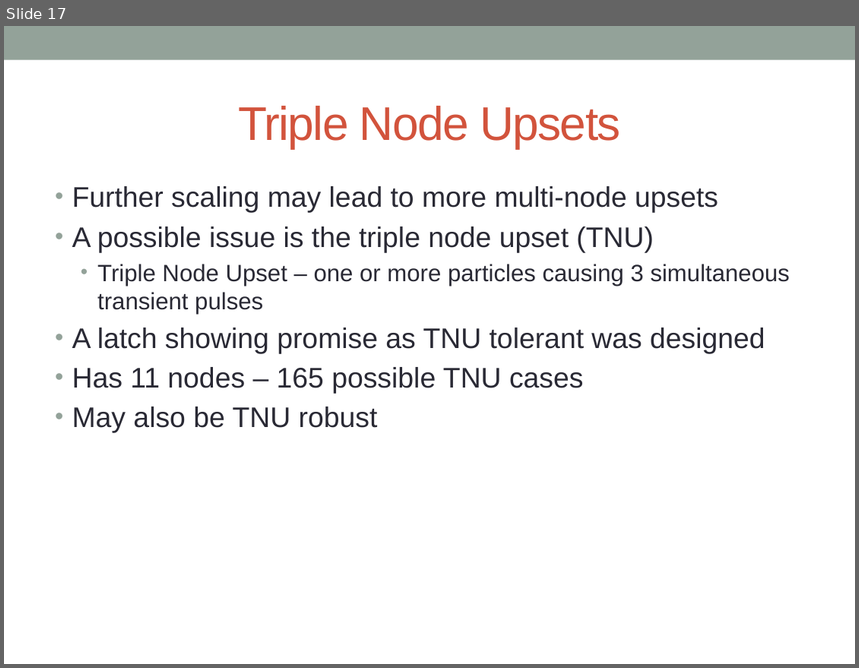
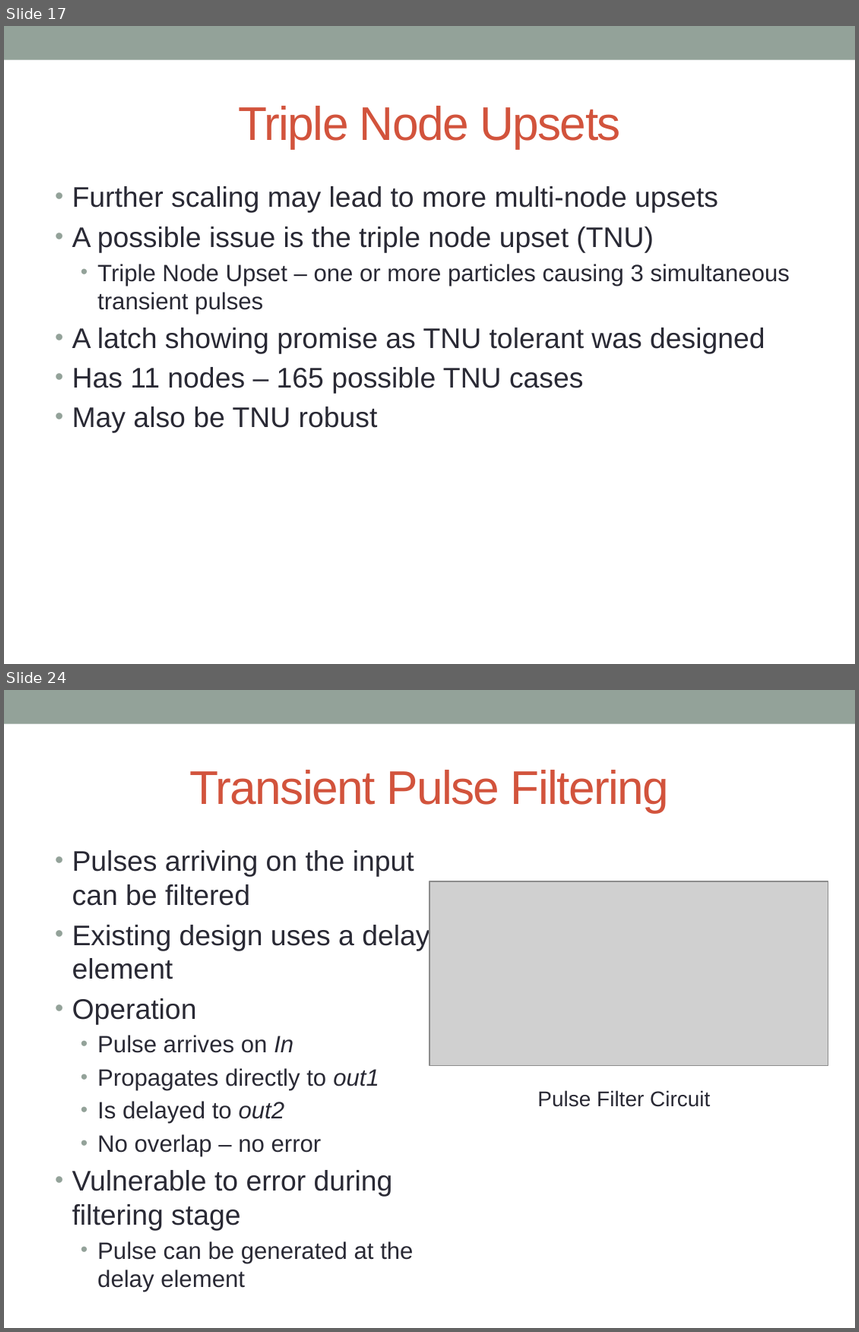
Before and after one commit to acwatkins88/Fast_SET, a slide deck: Dissertation/Dissertation Defense/Dissertation Defense.pptx. Shown one above the other, each under a label of ours: slide 17 before the commit, slides 17 and 24 after it; the slides between them are not shown. The pictures are 859x668 and 859x1332 pixels, drawn with LibreOffice and Linux fonts; fonts in the diff are those of the drawing; grey boxes stand for pictures; background and template pictures are left out. Boxes give left, top, right and bottom in pixels: in the first picture for what was removed or moved away, otherwise in the second. Text is boxed around its words. In the diff, an @@ line names an element or a change of style, - is before the commit and + after.

```diff
--- a/Dissertation/Dissertation Defense/Dissertation Defense.pptx
+++ b/Dissertation/Dissertation Defense/Dissertation Defense.pptx
@@ slide 24 added at (x1=4, y1=690, x2=855, y2=1328), background #FFFFFF; not listed: 1 template element that a slide beside it also shows @@
@@ title added at (x1=190, y1=770, x2=670, y2=813), 40 pt, text #D2533C @@
+Transient Pulse Filtering
@@ text added at (x1=72, y1=850, x2=430, y2=1292), 24 pt, text #292934 @@
+• Pulses arriving on the input can be filtered
+• Existing design uses a delay element
+• Operation
+  • Pulse arrives on In
+  • Propagates directly to out1
+  • Is delayed to out2
+  • No overlap – no error
+• Vulnerable to error during filtering stage
+  • Pulse can be generated at the delay element
@@ picture added at (x1=430, y1=882, x2=828, y2=1066) @@
@@ text added at (x1=538, y1=1091, x2=710, y2=1107), 18 pt, text #292934 @@
+Pulse Filter Circuit
```
Also in this commit, not shown: 1 slide changed, 36 other slides added, 1 slide removed, 36 other files.
